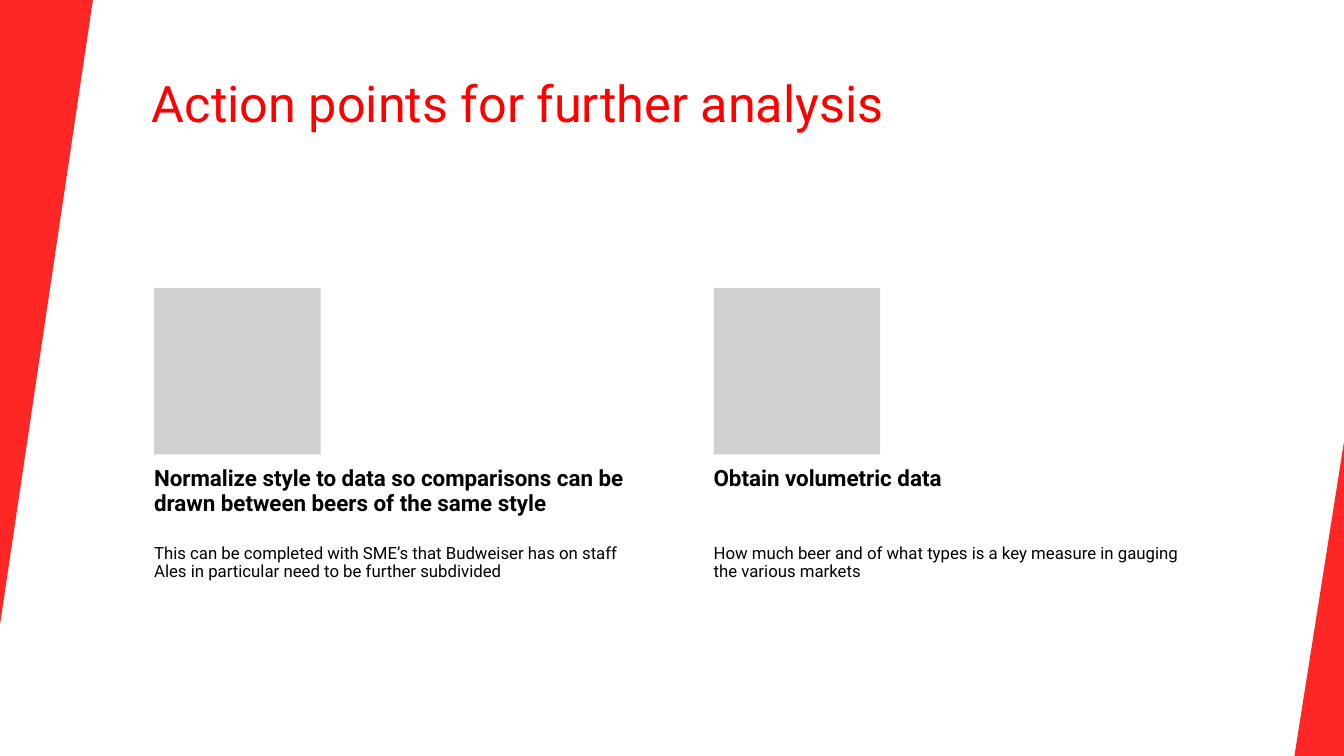
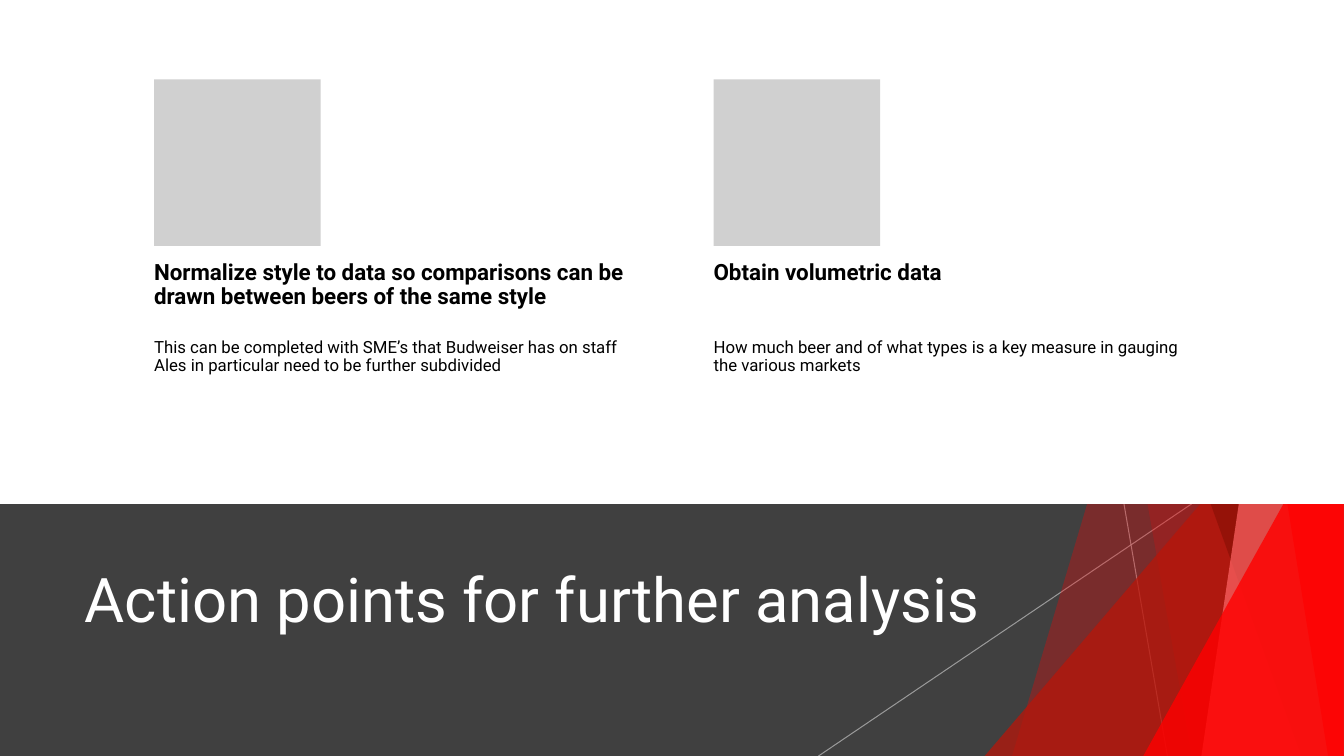
Before and after one commit to 7446Nguyen/6306_Project1, a slide deck: slide 15 of Budweiser C level presentation.pptx. Drawn at 1344x756 pixels with LibreOffice and Linux fonts; fonts in the diff are those of the drawing; grey boxes stand for pictures. Boxes give left, top, right and bottom in pixels: in the first picture for what was removed or moved away, otherwise in the second. Text is boxed around its words. In the diff, an @@ line names an element or a change of style, - is before the commit and + after.

```diff
--- a/Budweiser C level presentation.pptx
+++ b/Budweiser C level presentation.pptx
@@ rectangle: place and size @@
-rectangle at (0, 0, 1344, 756)
+rectangle at (0, 0, 1344, 504)
@@ triangle removed at (0, 0, 93, 625) @@
@@ group added at (819, 0, 1344, 756): 5 freeform shapes, 2 lines, 1 triangle @@
@@ picture: place and size @@
-picture at (154, 288, 321, 455)
+picture at (154, 80, 321, 246)
@@ picture: place and size @@
-picture at (714, 288, 880, 455)
+picture at (714, 80, 880, 246)
@@ text "Normalize style to data so ...": place and size @@
-text "Normalize style to data so ..." at (154, 469, 624, 516)
+text "Normalize style to data so ..." at (154, 263, 624, 309)
@@ text "Obtain volumetric data": place and size @@
-text "Obtain volumetric data" at (714, 469, 941, 487)
+text "Obtain volumetric data" at (714, 263, 941, 281)
@@ text "This can be completed with ...": place and size @@
-text "This can be completed with ..." at (154, 546, 617, 581)
+text "This can be completed with ..." at (154, 340, 617, 375)
@@ text "How much beer and of ...": place and size @@
-text "How much beer and of ..." at (714, 546, 1178, 577)
+text "How much beer and of ..." at (714, 340, 1178, 371)
@@ triangle: place and size @@
-triangle at (1295, 443, 1344, 756)
+triangle at (1143, 396, 1344, 756)
@@ triangle at (1143, 396, 1344, 756): fill #FF0000 at 85% opacity to #FF0000 at 80% opacity; proportions changed; mirrored @@
@@ rectangle added at (0, 504, 1344, 756), fill #404040 @@
@@ text "Action points for further analysis": place and size @@
-text "Action points for further analysis" at (152, 83, 884, 133)
+text "Action points for further analysis" at (85, 575, 979, 635)
@@ text "Action points for further analysis" at (85, 575, 979, 635): size 36 to 44 pt, text colour #FF0000 to #FFFFFF; vertical alignment top to middle @@
```
Also in this commit, not shown: 3 other slides changed.
